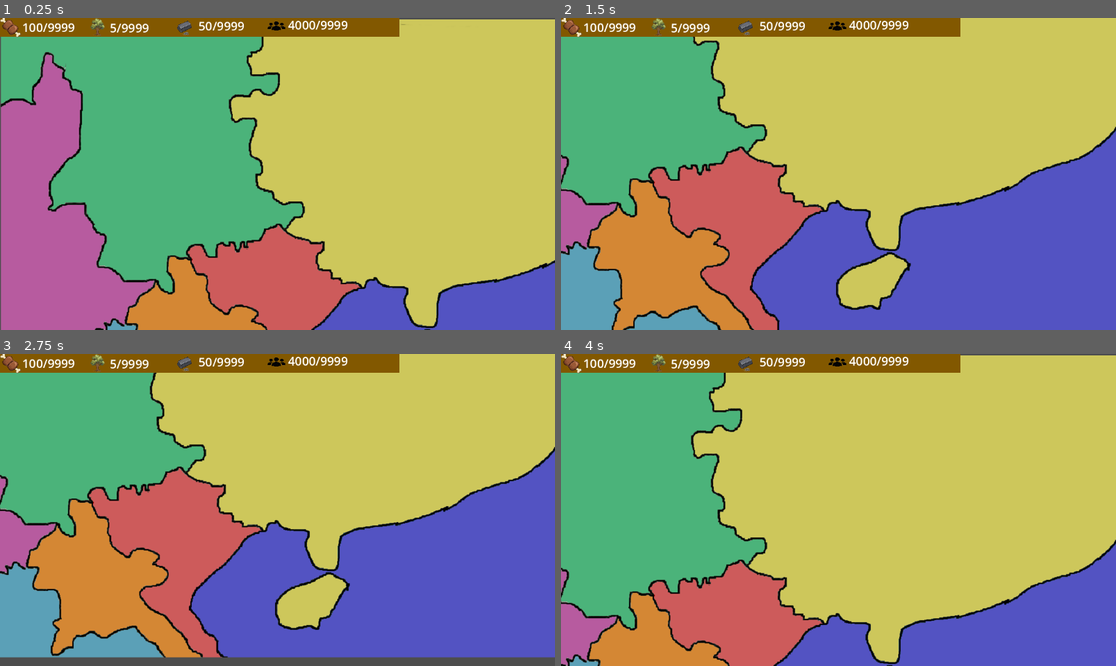
Above: before the commit, frames 1-4 (two rows, left to right).
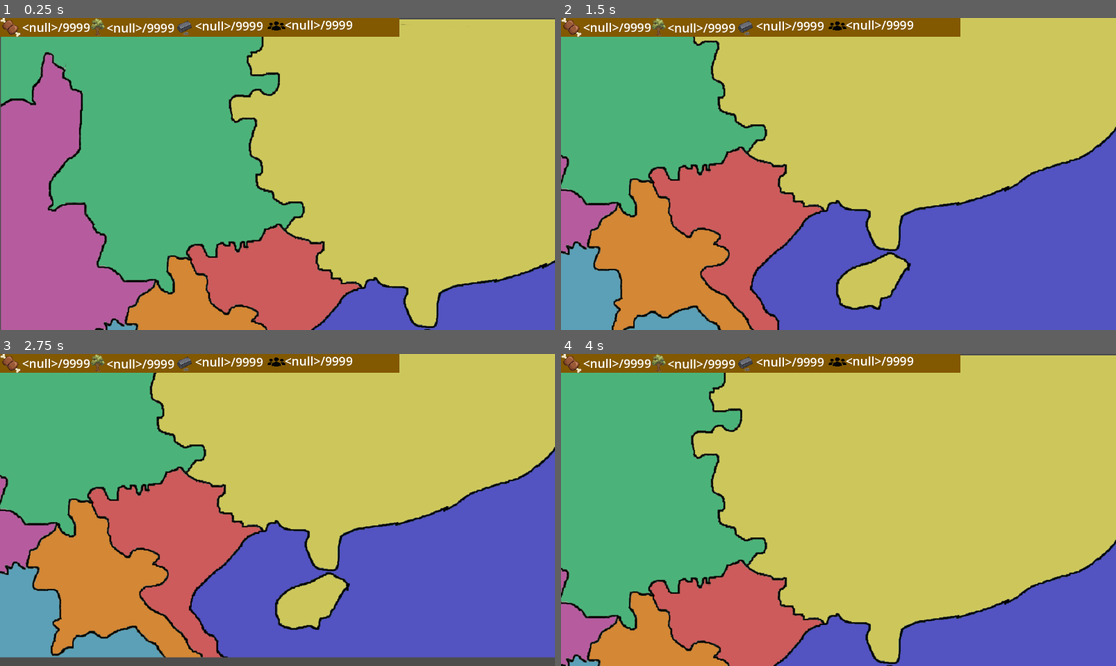
Above: after the commit, the same moments.

Repository: meolaptrinh/Vecil
Game: Godot game, scene res://scenes/maingame.tscn
The game is run twice, just before and just after one commit, with the same random seed, the same clock (stepped at 60 frames per second) and the same inputs. This scene is started directly instead of the project's main scene.
Inputs (mouse positions are in pixels of both pictures, inside the frame that each line leads up to):
- Up to frame 1 (0.25 s): no input
- Up to frame 2 (1.5 s): tap Enter at 0.5 s; move the mouse to (960, 158) at 0.52 s; hold Right (ui_right) 0.53-1.28 s; click (960, 158) at 0.67 s; tap Space at 1.25 s; move the mouse to (727, 189) at 1.27 s; hold Down (ui_down) from 1.28 s (still down)
- Up to frame 3 (2.75 s): tap Enter at 2 s; move the mouse to (333, 441) at 2.02 s; release Down (ui_down) at 2.03 s; hold Right (ui_right) from 2.03 s (still down)
- Up to frame 4 (4 s): tap Space at 2.75 s; move the mouse to (810, 572) at 2.77 s; release Right (ui_right) at 2.78 s; hold Up (ui_up) 2.78-3.53 s; click (810, 572) at 2.92 s; move the mouse to (1005, 556) at 3.52 s; hold Left (ui_left) from 3.53 s (still down)

The runs differ from the first frame. In frame 1, 0.9% of the frame differs, in the area x 4-64%, y 0-5%; in frame 2, 0.9%; in frame 3, 0.9%; in frame 4, 0.9%.

Commit message:
Hiển thị vai trò nhân vật

Diff:
--- /dev/null
+++ b/data/characters.json
@@ -0,0 +1,36 @@
+{
+    "levels":[
+        {
+            "allyking":{
+                "name":"Trần Thái Tông",
+                "atk":1,
+                "def":5,
+                "heath":15
+            },
+            "allygener":{
+                "name":"Lê Phụ Trần",
+                "atk":5,
+                "def":100,
+                "heath":50
+            },
+            "allysubgen":{
+                "name":"Trần Quốc Khang",
+                "atk":2,
+                "def":15,
+                "heath":25
+            },
+            "enemyking":{
+                "name":"Mông Kha",
+                "atk":5,
+                "def":5,
+                "heath":10
+            },
+            "enemygener":{
+                "name":"Ngột Lương Hợp Thai",
+                "atk":75,
+                "def":7,
+                "heath":50
+            }
+        }
+    ]
+}
--- a/project.godot
+++ b/project.godot
@@ -19,6 +19,7 @@
 
 music_manager="*res://scenes/script/music_manager.gd"
 level_data="*res://scenes/script/level_data.gd"
+character="*res://scenes/script/maingame/character.gd"
 
 [rendering]
 
--- a/scenes/script/level_select/ganemode.gd
+++ b/scenes/script/level_select/ganemode.gd
@@ -21,7 +21,6 @@
 	km.texture_normal = load("res://res/img/buttons/level_select/kingmode1.png");
 	level_data.curmode = 1;
 
-
 func _on_subgenmode_pressed() -> void:
 	sgm.texture_normal = load("res://res/img/buttons/level_select/subgen2.png");
 	gm.texture_normal = load("res://res/img/buttons/level_select/genermode1.png");
--- a/scenes/script/level_select/playgame_butotn.gd
+++ b/scenes/script/level_select/playgame_butotn.gd
@@ -5,13 +5,13 @@
 func _on_pressed() -> void:
 	namepopup.visible = true;
 	namepopup.popup_centered();
-	match int(level_data.curlv):
+	match level_data.curmode:
 		0:
 			labelrole.text = "Bạn là một nhà vua 👑";
 		1:
-			labelrole.text = "Bạn là một vị tướng quân";
+			labelrole.text = "Bạn là một vị tướng quân 🗡️";
 		2:
-			labelrole.text = "Bạn là một phó tướng quân";
+			labelrole.text = "Bạn là một phó tướng quân ⚔️";
 func _on_okbutton_pressed() -> void:
 	if(!nameline.text.strip_edges().is_empty()):
 		get_tree().change_scene_to_file("res://scenes/maingame.tscn");
--- /dev/null
+++ b/scenes/script/maingame/character.gd
@@ -0,0 +1,5 @@
+extends Node
+var file = FileAccess.open("res://data/characters.json",FileAccess.READ);
+var json_text = file.get_as_text();
+var data = JSON.parse_string(json_text);
+var levels = data["levels"];
--- a/scenes/script/maingame/maingame_data.gd
+++ b/scenes/script/maingame/maingame_data.gd
@@ -1,10 +1,11 @@
 extends Node
-var curlv = level_data.curlv;
-var levels = level_data.levels;
-var food = int(levels[curlv]["food"]);
-var iron = int(levels[curlv]["iron"]);
-var wood = int(levels[curlv]["wood"]);
-var population = int(levels[curlv]["population"]);
+@onready var curlv = level_data.curlv;
+@onready var levels = level_data.levels;
+@onready var characters = character.levels;
+@onready var food = int(levels[curlv]["food"]);
+@onready var iron = int(levels[curlv]["iron"]);
+@onready var wood = int(levels[curlv]["wood"]);
+@onready var population = int(levels[curlv]["population"]);
 func set_to_default():
 	food = levels[curlv]["food"];
 	iron = levels[curlv]["iron"];
Not shown, added: scenes/script/maingame/character.gd.uid
